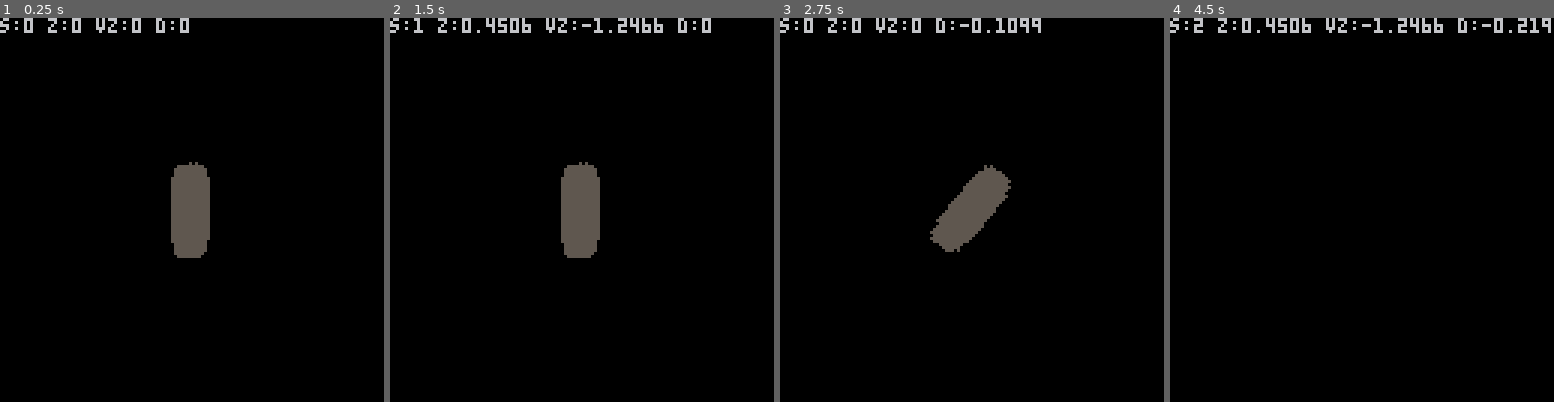
Above: before the commit, frames 1-4 (left to right).
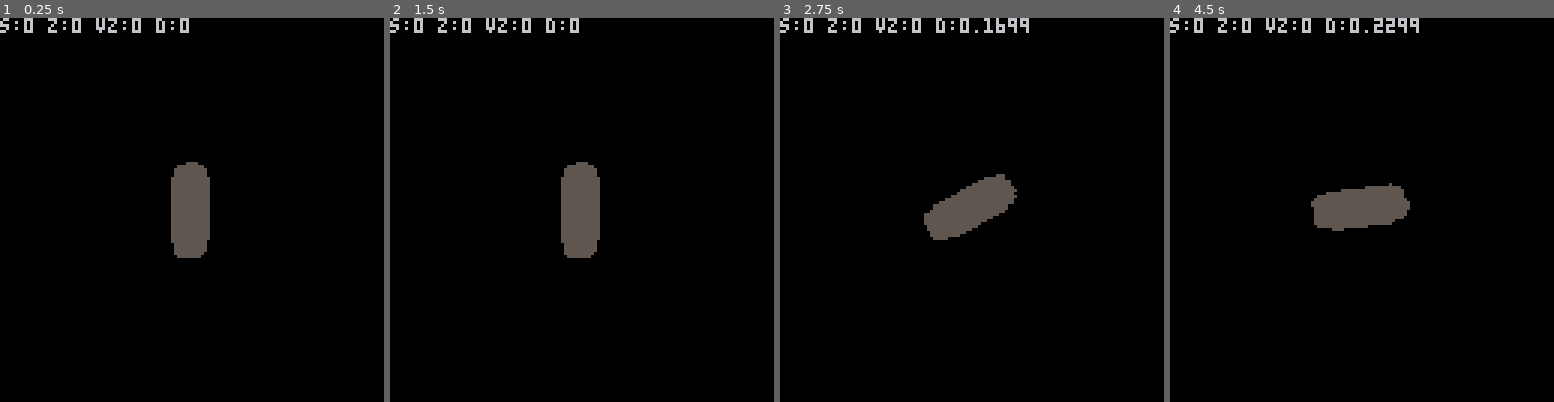
Above: after the commit, the same moments.

Repository: sthilaid/pico-8-carts
Game: PICO-8 cartridge skate.p8
Same seed, same stepped clock (60 frames per second), same inputs: the game is played once before the commit and once after it.
Inputs:
- Up to frame 1 (0.25 s): no input
- Up to frame 2 (1.5 s): tap X (X key) at 0.33, 1.07 s
- Up to frame 3 (2.75 s): hold Right 1.6-2.1 s; tap X (X key) at 1.85 s; hold Right from 2.47 s (still down)
- Up to frame 4 (4.5 s): tap X (X key) at 2.97, 4.08 s; release Right at 3.03 s; hold Left 3.08-3.58 s; hold Right from 4.02 s (still down)

The runs differ from the first frame. In frame 1, less than 0.1% of the frame differs, in the area x 48-51%, y 37-39%; in frame 2, 0.9%; in frame 3, 1.3%; in frame 4, 3.4%, in the area x 6-100%, y 0-56%.

Commit message:
skate rotation and height scale.

Diff:
--- a/skate.p8
+++ b/skate.p8
@@ -6,13 +6,15 @@
 -- globals
 g_lastFrameTime=0
 g_skate={}
-g_jmpImpulse = 3
-g_inairAnimUp={0,4,8,12,8,4,0}
+g_maxJmpCrankTime = 1.0
+g_maxJmpImpulse = 5
+g_inairAnimUp={0,5,10,15,10,5,0}
 
 -->8
 -- updates
 function _init()
-   g_skate = {x=64,y=64,z=0,v=0,vz=0,dir=0,state=0,
+   g_skate = {x=64,y=64,z=0,v=0,vz=0,dir=0,
+              state=0,stateTime=0,
               spriteSize=4}
 end
 
@@ -21,88 +23,105 @@
    local dt = t - g_lastFrameTime
    g_lastFrameTime = t
 
-   -- state 0: ground
-   if g_skate.state == 0 then
+   updateState(dt)
+end
+
+function _draw()
+   cls()
+   print("s:"..g_skate.state.." z:"..g_skate.z.." vz:"..g_skate.vz.." d:"..g_skate.dir)
+   drawSkate()
+end
+
+-->8
+-- states
+state_ride=0
+state_crank=1
+state_push=2
+state_ollie=3
+state_flip=4
+
+function nextState(state)
+   g_skate.state = state
+   g_skate.stateTime = 0
+end
+
+function updateState(dt)
+   if g_skate.state == state_ride then
       local dx,dy,dr = 0,0,0
-      if (btn(0)) dr = 1
-      if (btn(1)) dr = -1
+      if (btn(0)) dr = -1
+      if (btn(1)) dr = 1
       if dr != 0 then
          g_skate.dir += dr * 0.01
       end
       if btnp(5) then
+         nextState(state_crank)
+      end
+   elseif g_skate.state == state_crank then
+      if not btn(5) then
+         g_skate.vz = clamp(0,g_maxJmpImpulse,lerp(0,g_maxJmpImpulse,invlerp(0,g_maxJmpCrankTime,g_skate.stateTime)))
          if btn(0) or btn(1) then
-            g_skate.state = 2 -- x+side -> flip trick
+            nextState(state_flip)
          else
-            g_skate.state = 1 -- x+side -> ollie
+            nextState(state_ollie)
          end
-         g_skate.vz = g_jmpImpulse -- m/s
       end
-   end
-   -- in air
-   if g_skate.state == 1 or g_skate.state == 2 then
+   elseif g_skate.state == state_ollie or g_skate.state == state_flip then
       g_skate.z += g_skate.vz*dt
       g_skate.vz -= 9.8*dt
 
       if g_skate.z < 0 then
          g_skate.z, g_skate.vz = 0, 0
-         g_skate.state = 0 -- ground
+         nextState(state_ride)
+      end
+   end
+   g_skate.stateTime += dt
+end
+
+-->8
+-- draw
+function drawSkate()
+   local centerDelta = -g_skate.spriteSize*4 -- /2 * 8
+   if g_skate.state == state_ride or g_skate.state == state_crank then
+      draw_rotated_tile(g_skate.x,g_skate.y,g_skate.dir,0,0,4,false,1)
+   elseif g_skate.state == state_ollie then
+      local airScale = lerp(1,1.5,invlerp(0,2,g_skate.z))
+      if g_skate.vz > 0 then
+         local sprIndex = flr((1.0 - g_skate.vz / g_maxJmpImpulse) * #g_inairAnimUp + 1)
+         local inairSprite = g_inairAnimUp[sprIndex]
+         draw_rotated_tile(g_skate.x,g_skate.y,g_skate.dir,inairSprite,0,4,false,airScale)
+      else
+         draw_rotated_tile(g_skate.x,g_skate.y,g_skate.dir,0,0,4,false,airScale)
       end
    end
 end
 
-function round(x) return flr(x+0.5) end
-function clamp(minv,maxv,v) return min(maxv, max(minv, v)) end
--- rotate x,y of angle around origin
-function rot(x,y,ang)
-   local theta = atan2(x,y)
-   local l = sqrt(x*x+y*y)
-   return cos(theta+ang)*l, sin(theta+ang)*l
+-->8
+-- utils
+
+-- @TheRoboZ https://www.lexaloffle.com/bbs/?pid=78451
+function draw_rotated_tile(x,y,rot,mx,my,w,flip,scale)
+  scale = scale or 1
+  w+=.8
+  local halfw, cx  = scale*-w/2, mx + w/2 -.4
+  local cs, ss, cy = cos(rot)/scale, -sin(rot)/scale, my-halfw/scale-.4
+  local sx, sy, hx, hy = cx + cs*halfw, cy - ss*halfw, w*(flip and -4 or 4)*scale, w*4*scale
+
+  --this just draw a bounding box to show the exact draw area
+  --rect(x-hx,y-hy,x+hx,y+hy,5)
+
+  for py = y-hy, y+hy do
+    tline(x-hx, py, x+hx, py, sx + ss*halfw, sy + cs*halfw, cs/8, -ss/8)
+    halfw+=1/8
+  end
 end
 
--- rotate sprite s into sprite ds
---   s:         sprite index
---   spr_size:  size of sprite (as used in spr calls)
---   angle:     rotation angle (in pico angles [0,1] not radians or degrees)
---   ds:        destination sprite index
-function rotateSprite(s,spr_size,angle,ds)
-   local size = spr_size * 8
-   local halfsize = size*0.5
-   local sx,sy = (s % 16) * 8, (s \ 16) * 8
-   local dsx,dsy = (ds % 16) * 8, (ds \ 16) * 8
-   for i=0,size-1 do
-      for j=0,size-1 do
-         local u,v = rot(i-halfsize,j-halfsize,-angle)
-         local c = 0
-         if (u > -halfsize and u < halfsize and v > -halfsize and v < halfsize) then
-            local cx = clamp(sx,sx+size-1,sx+halfsize+round(u))
-            local cy = clamp(sy,sy+size-1,sy+halfsize+round(v))
-            c = sget(cx,cy)
-         end
-         sset(dsx+i, dsy+j, c)
-         end
-   end
+function clamp(minv,maxv,v)
+   if (v < minv) return minv
+   if (v > maxv) return maxv
+   return v
 end
-
-function _draw()
-   cls()
-   print("s:"..g_skate.state.." z:"..g_skate.z.." vz:"..g_skate.vz.." d:"..g_skate.dir)
-
-   local centerDelta = -g_skate.spriteSize*4 -- /2 * 8
-   if g_skate.state == 0 then
-      rotateSprite(0,g_skate.spriteSize, g_skate.dir, 64)
-      spr(64, g_skate.x+centerDelta, g_skate.y+centerDelta, g_skate.spriteSize, g_skate.spriteSize)
-   elseif g_skate.state == 1 then
-      if g_skate.vz > 0 then
-         local sprIndex = flr((1.0 - g_skate.vz / g_jmpImpulse) * #g_inairAnimUp + 1)
-         local inairSprite = g_inairAnimUp[sprIndex]
-         rotateSprite(inairSprite,g_skate.spriteSize, g_skate.dir, 64)
-         spr(64, g_skate.x+centerDelta, g_skate.y+centerDelta, g_skate.spriteSize, g_skate.spriteSize)
-      else
-         rotateSprite(0,g_skate.spriteSize, g_skate.dir, 64)
-         spr(64, g_skate.x+centerDelta, g_skate.y+centerDelta, g_skate.spriteSize, g_skate.spriteSize)
-      end
-   end
-end
+function lerp(a,b,ratio) return (b-a)*ratio + a end
+function invlerp(a,b,v) return (v-a) / (b-a) end
 
 __gfx__
 00000000000000555500000000000000000000000000000000000000000000000000000000000000000000000000000000000000000000000000000000000000
@@ -159,3 +178,8 @@
 00000000055555555555555555555555555555550000045555555555555555555555555500000044445555555555555555555555000000000644445555555555
 00000000005555555555555555555555555555500000004555555555555555555555550000000084445555555555555555555500000000008884445555555555
 00000000000005555555555555555555555000000000000555555555555555555555000000000008445555555555555555550000000000008888445555555555
+__map__
+00010203c204050607c308090a0bc40c0d0e0f00000000000000000000000000000000000000000000000000000000000000000000000000000000000000000000000000000000000000000000000000000000000000000000000000000000000000000000000000000000000000000000000000000000000000000000000000
+10111213d214151617d318191a1bd41c1d1e1f00000000000000000000000000000000000000000000000000000000000000000000000000000000000000000000000000000000000000000000000000000000000000000000000000000000000000000000000000000000000000000000000000000000000000000000000000
+20212223e224252627e328292a2be42c2d2e2f00000000000000000000000000000000000000000000000000000000000000000000000000000000000000000000000000000000000000000000000000000000000000000000000000000000000000000000000000000000000000000000000000000000000000000000000000
+30313233f234353637f338393a3bf43c3d3e3f00000000000000000000000000000000000000000000000000000000000000000000000000000000000000000000000000000000000000000000000000000000000000000000000000000000000000000000000000000000000000000000000000000000000000000000000000
